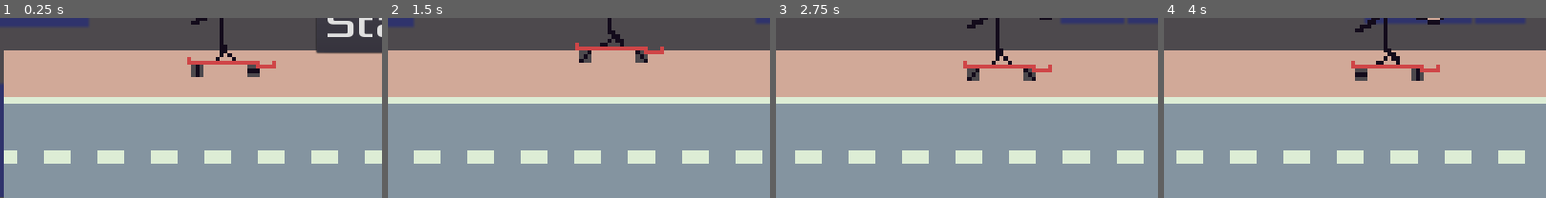
Above: before the commit, frames 1-4 (left to right).
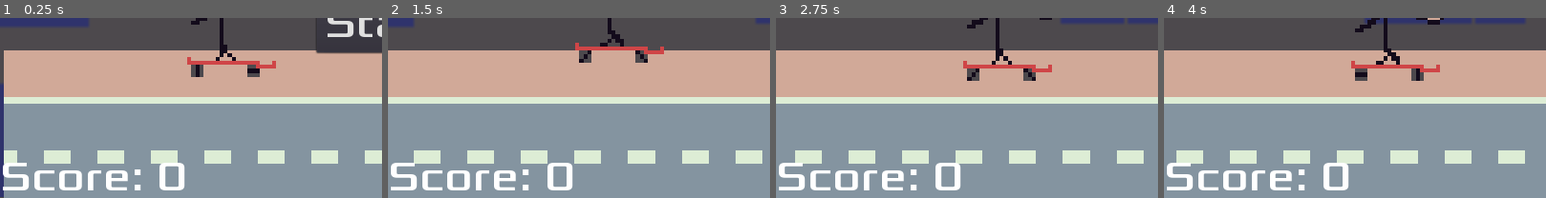
Above: after the commit, the same moments.

Repository: arnauddrain/ugly-skater
Game: Godot game, scene res://scenes/main.tscn
Two runs of this game, one before a commit and one after it. Both use one fixed random seed, a clock stepped at 60 frames per second and the inputs below.
Inputs (mouse positions are % of the whole screen's width and height, from its top left):
- Up to frame 1 (0.25 s): no input
- Up to frame 2 (1.5 s): click "Start" at 0.5 s; move the mouse to (72, 45) at 1.27 s; click (72, 45) at 1.42 s
- Up to frame 3 (2.75 s): move the mouse to (30, 55) at 2.02 s; click (30, 55) at 2.17 s
- Up to frame 4 (4 s): move the mouse to (60, 28) at 2.77 s; click (60, 28) at 2.92 s; move the mouse to (45, 70) at 3.52 s; click (45, 70) at 3.67 s
The pictures show only the part of the screen within x 0-50%, y 48-98%; the shares and areas given below are measured in that part.

The runs differ from the first frame. In frame 1, 2.6% of the frame differs, in the area x 0-49%, y 80-96%; in frame 2, 2.6%; in frame 3, 2.6%; in frame 4, 2.6%.

Commit message:
Add score

Diff:
--- a/project.godot
+++ b/project.godot
@@ -10,11 +10,17 @@
 
 _global_script_classes=[ {
 "base": "StaticBody2D",
+"class": "Trash",
+"language": "GDScript",
+"path": "res://scripts/trash.gd"
+}, {
+"base": "Trash",
 "class": "TrashFire",
 "language": "GDScript",
 "path": "res://scenes/trash-fire.gd"
 } ]
 _global_script_class_icons={
+"Trash": "",
 "TrashFire": ""
 }
 
--- a/scenes/hud.gd
+++ b/scenes/hud.gd
@@ -2,26 +2,17 @@
 
 signal start_game
 
-
-# Declare member variables here. Examples:
-# var a = 2
-# var b = "text"
-
-
-# Called when the node enters the scene tree for the first time.
 func _ready():
 	get_tree().paused = true
 
+func update_score(score):
+	$ScoreLabel.text = "Score: " + str(score)
+
 func game_over():
-	show()
+	$StartButton.show()
 	get_tree().paused = true
 
-# Called every frame. 'delta' is the elapsed time since the previous frame.
-#func _process(delta):
-#	pass
-
-
 func _on_StartButton_pressed():
-	hide()
+	$StartButton.hide()
 	emit_signal("start_game")
 	get_tree().paused = false
--- a/scenes/hud.tscn
+++ b/scenes/hud.tscn
@@ -36,4 +36,14 @@
 "_edit_use_anchors_": false
 }
 
+[node name="ScoreLabel" type="Label" parent="."]
+anchor_top = 1.0
+anchor_bottom = 1.0
+margin_top = -78.0
+margin_right = 279.0
+text = "Score: 0"
+__meta__ = {
+"_edit_use_anchors_": false
+}
+
 [connection signal="pressed" from="StartButton" to="." method="_on_StartButton_pressed"]
--- a/scenes/trash-fire.gd
+++ b/scenes/trash-fire.gd
@@ -1,9 +1,6 @@
 class_name TrashFire
 
-extends StaticBody2D
+extends Trash
 
 func _ready():
 	$AnimationPlayer.play("fire")
-
-func _on_VisibilityNotifier2D_screen_exited():
-	queue_free()
--- a/scenes/trash-fire.tscn
+++ b/scenes/trash-fire.tscn
@@ -26,7 +26,9 @@
 [sub_resource type="RectangleShape2D" id=3]
 extents = Vector2( 6.30748, 2.8592 )
 
-[node name="TrashFire" type="StaticBody2D"]
+[node name="TrashFire" type="StaticBody2D" groups=[
+"trash",
+]]
 scale = Vector2( 5, 5 )
 script = ExtResource( 1 )
 
@@ -43,7 +45,6 @@
 
 [node name="CollisionFire" type="CollisionShape2D" parent="."]
 position = Vector2( 0.61828, -5.96046e-08 )
-scale = Vector2( 1, 1 )
 shape = SubResource( 3 )
 
 [node name="VisibilityNotifier2D" type="VisibilityNotifier2D" parent="."]
--- a/scenes/trash.tscn
+++ b/scenes/trash.tscn
@@ -6,7 +6,9 @@
 [sub_resource type="RectangleShape2D" id=1]
 extents = Vector2( 5.50012, 5.94353 )
 
-[node name="Trash" type="StaticBody2D"]
+[node name="Trash" type="StaticBody2D" groups=[
+"trash",
+]]
 scale = Vector2( 5, 5 )
 script = ExtResource( 1 )
 
--- a/scripts/main.gd
+++ b/scripts/main.gd
@@ -6,6 +6,7 @@
 var trash_fire_scene
 var street_size
 var street_scene
+var score
 
 # Called when the node enters the scene tree for the first time.
 func _ready():
@@ -33,7 +34,11 @@
 		move_child(trash_node, 100)
 		trash_node.position.y = screen_size.y / 2 + 20
 		trash_node.position.x = $Player.position.x + screen_size.x
+		trash_node.connect("up_score", self, "_on_up_score")
 
+func _on_up_score():
+	score += 1
+	$CanvasLayer/HUD.update_score(score)
 
 func _on_Player_burned():
 	$CanvasLayer/HUD.game_over()
@@ -49,6 +54,9 @@
 		street_node.add_to_group("street")
 
 func _on_HUD_start_game():
+	get_tree().call_group("trash", "remove")
+	score = 0
+	$CanvasLayer/HUD.update_score(score)
 	$Player.live()
 	$Player.position.x = screen_size.x / 4
 	$Player.position.y = screen_size.y / 2
--- a/scripts/trash.gd
+++ b/scripts/trash.gd
@@ -1,4 +1,16 @@
+class_name Trash
+
 extends StaticBody2D
 
+signal up_score
+
+var deleting = false
+
 func _on_VisibilityNotifier2D_screen_exited():
+	if !deleting:
+		emit_signal("up_score")
 	queue_free()
+
+func remove():
+	deleting = true
+	queue_free()
Not shown: 1 places in scenes/hud.tscn that only renumber resources
